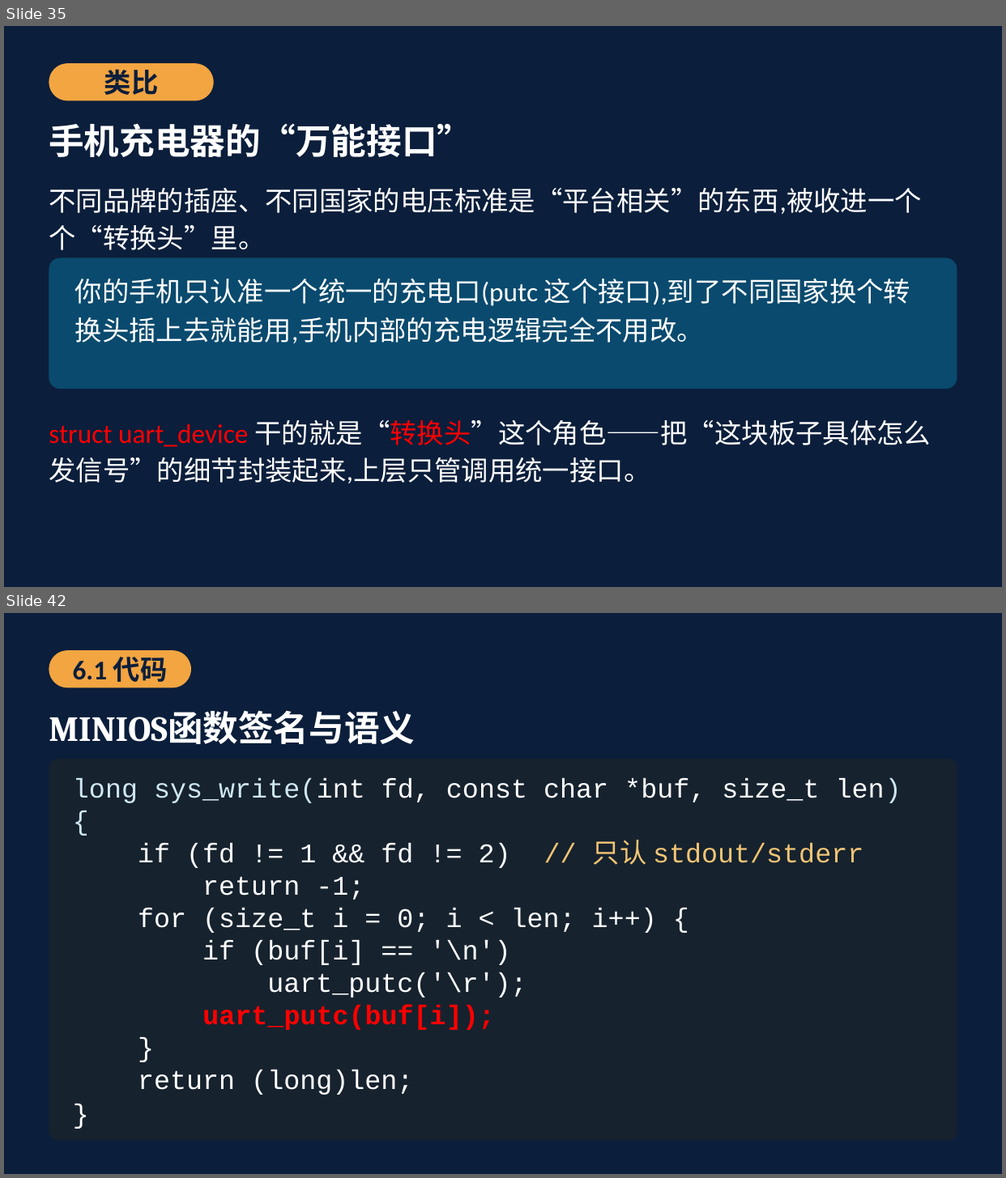
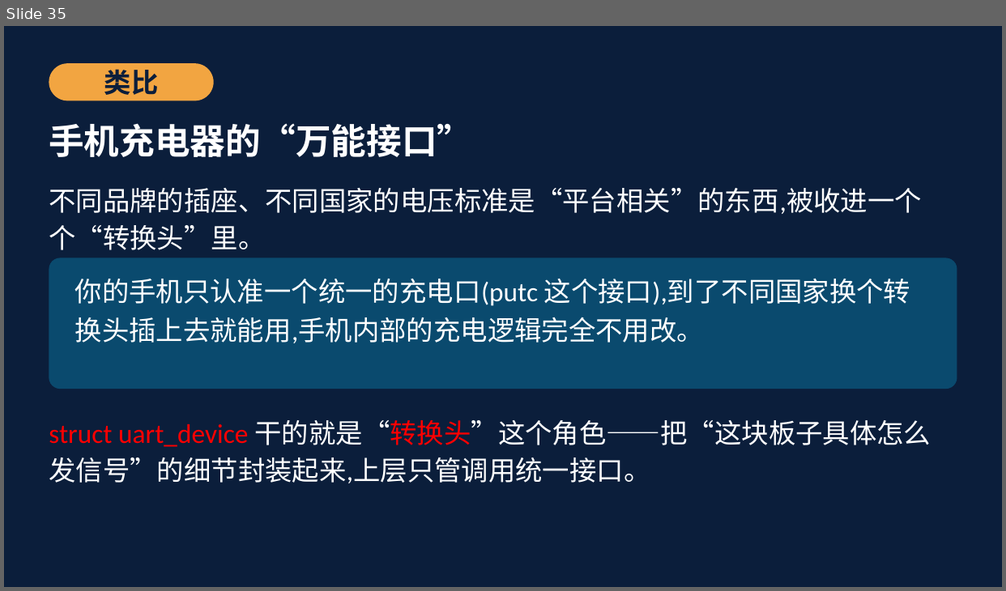
Before and after one commit to cxi218447-byte/miniOS, a slide deck: docs/08/第08次课_UART驱动与sys_write教材PPT.pptx. Shown one above the other, each under a label of ours: slides 35 and 42 before the commit, slide 35 after it; the slides between them are not shown. The pictures are 1006x1178 and 1006x591 pixels, drawn with LibreOffice and Linux fonts; fonts in the diff are those of the drawing. Boxes give left, top, right and bottom in pixels: in the first picture for what was removed or moved away, otherwise in the second. Text is boxed around its words. In the diff, an @@ line names an element or a change of style, - is before the commit and + after.

```diff
--- a/docs/08/第08次课_UART驱动与sys_write教材PPT.pptx
+++ b/docs/08/第08次课_UART驱动与sys_write教材PPT.pptx
@@ slide 42 removed at bbox=[4, 613, 1002, 1174], background #0B1E3B @@
@@ rounded rectangle removed at bbox=[49, 650, 191, 688] @@
@@ text removed at bbox=[73, 657, 168, 682] @@
-6.1 代码
@@ text removed at bbox=[49, 710, 415, 744] @@
-MINIOS函数签名与语义
@@ rounded rectangle removed at bbox=[49, 759, 957, 1141] @@
@@ text removed at bbox=[73, 778, 901, 1095] @@
-long sys_write(int fd, const char *buf, size_t len) {
-if (fd != 1 && fd != 2) // 只认 stdout/stderr
-return -1;
-for (size_t i = 0; i < len; i++) {
-if (buf[i] == '\n')
-uart_putc('\r');
-uart_putc(buf[i]);
-}
-return (long)len;
-}
```
Also in this commit, not shown: 16 other slides removed.
